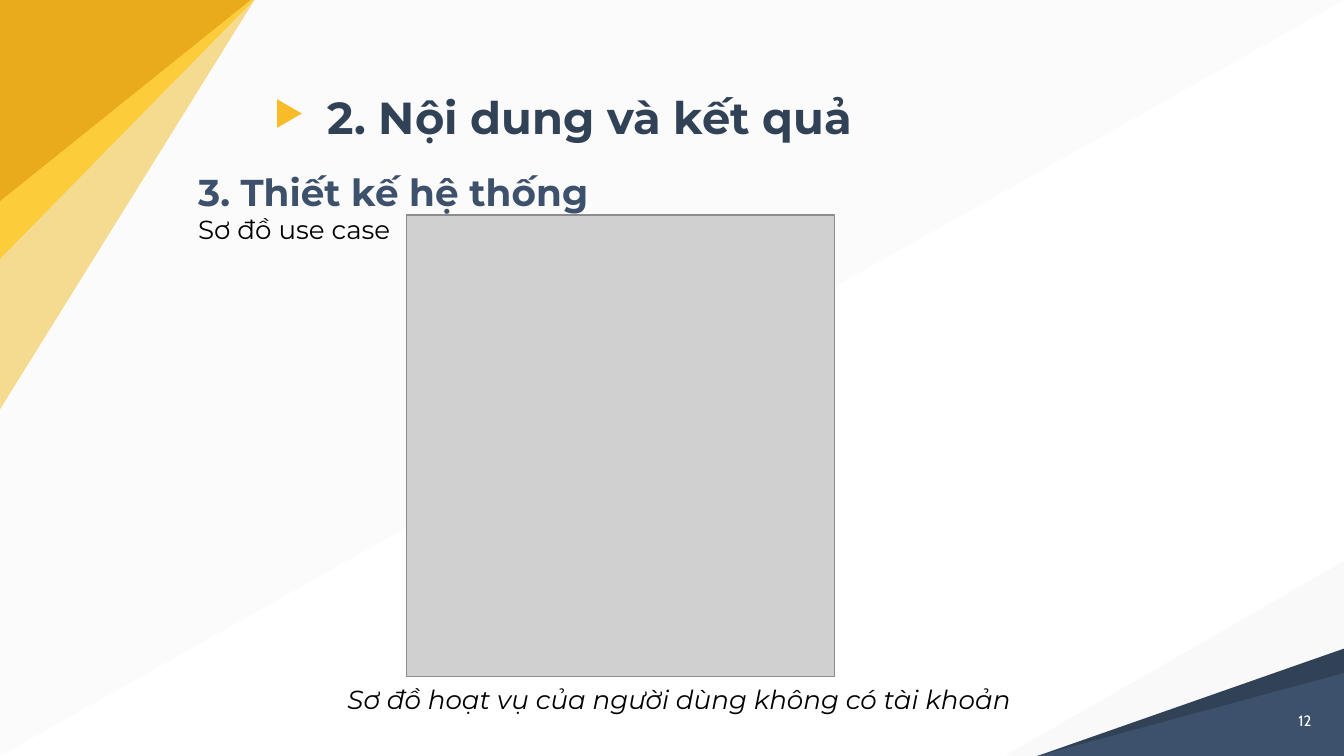
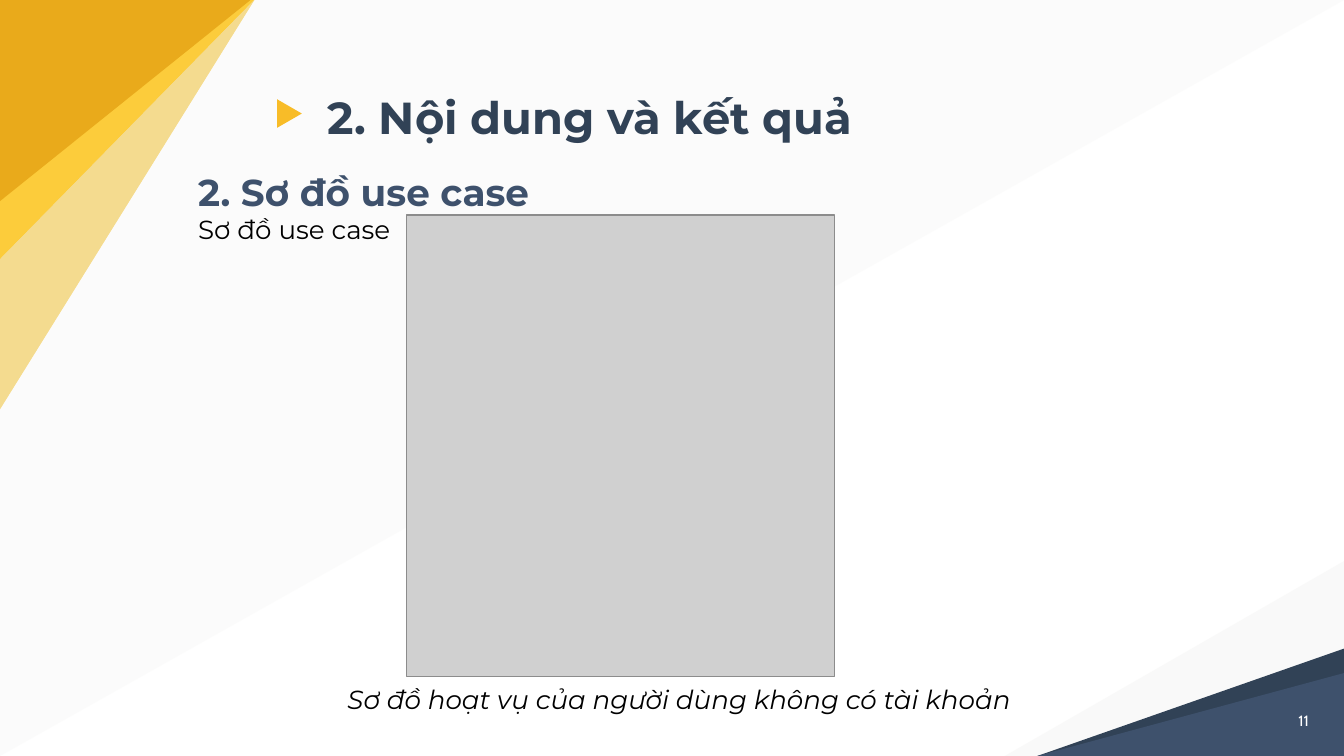
Before and after one commit to nghiale1/CongDongGiaSu, a slide deck: slide 11 of docs/thuyetTrinh_LeMinhNghia_B1605229.pptx (slide 12 before the commit). Drawn at 1344x756 pixels with LibreOffice and Linux fonts; fonts in the diff are those of the drawing; grey boxes stand for pictures. Boxes give left, top, right and bottom in pixels: in the first picture for what was removed or moved away, otherwise in the second. Text is boxed around its words. In the diff, an @@ line names an element or a change of style, - is before the commit and + after.

```diff
--- a/docs/thuyetTrinh_LeMinhNghia_B1605229.pptx
+++ b/docs/thuyetTrinh_LeMinhNghia_B1605229.pptx
@@ text at (198,175,529,216): text changed @@
-3. Thiết kế hệ thống
+2. Sơ đồ use case
@@ page number at (1298,715,1309,726): text changed @@
-12
+11
```
Also in this commit, not shown: 9 other slides changed, 1 slide removed, 2 other files.
